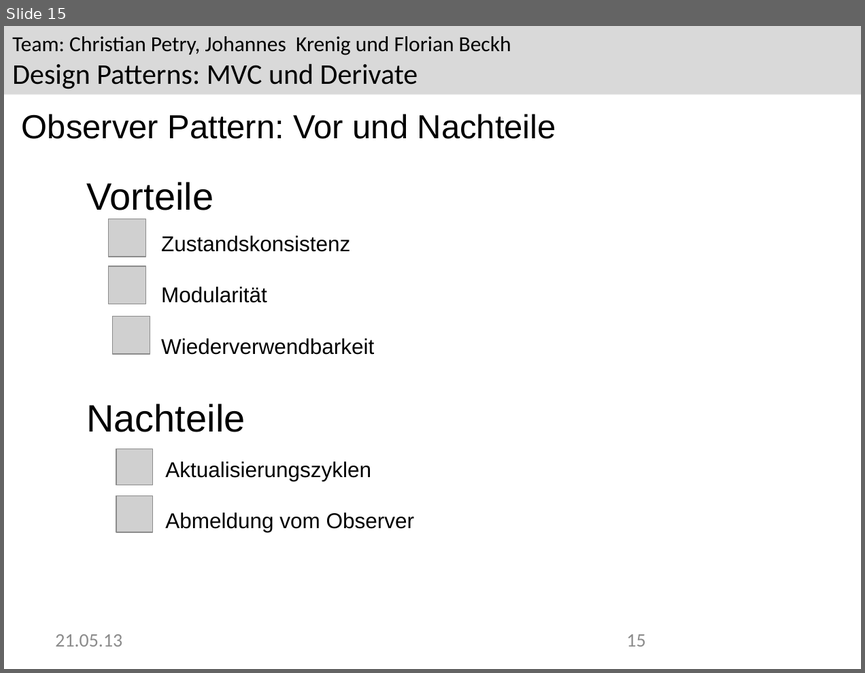
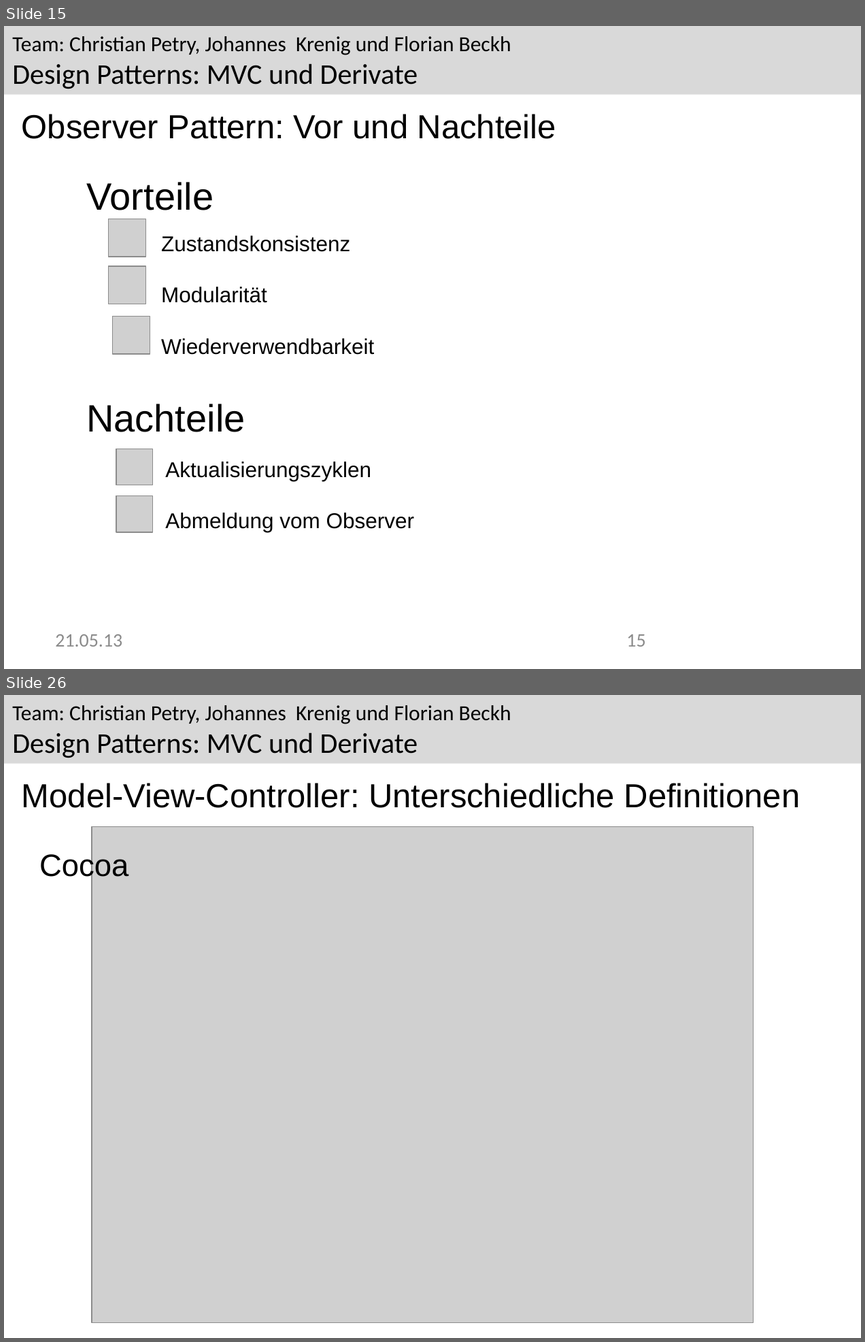
Before and after one commit to Greever/Design-Pattern-MVC, a slide deck: Dokumentation/Praesentation/Observer.odp. Shown one above the other, each under a label of ours: slide 15 before the commit, slides 15 and 26 after it; the slides between them are not shown. The pictures are 865x673 and 865x1342 pixels, drawn with LibreOffice and Linux fonts; fonts in the diff are those of the drawing; grey boxes stand for pictures; background and template pictures are left out. Boxes give left, top, right and bottom in pixels: in the first picture for what was removed or moved away, otherwise in the second. Text is boxed around its words. In the diff, an @@ line names an element or a change of style, - is before the commit and + after.

```diff
--- a/Dokumentation/Praesentation/Observer.odp
+++ b/Dokumentation/Praesentation/Observer.odp
@@ slide 26 added at box(4, 695, 861, 1338), background #FFFFFF; not listed: 1 template element that a slide beside it also shows @@
@@ text added at box(22, 783, 800, 808), 28 pt, text #000000 @@
+Model-View-Controller: Unterschiedliche Definitionen
@@ picture added at box(92, 827, 753, 1323) @@
@@ text added at box(39, 851, 128, 882), 26 pt, text #000000 @@
+Cocoa
```
Also in this commit, not shown: 1 slide changed, 11 other slides added, 7 other files.
